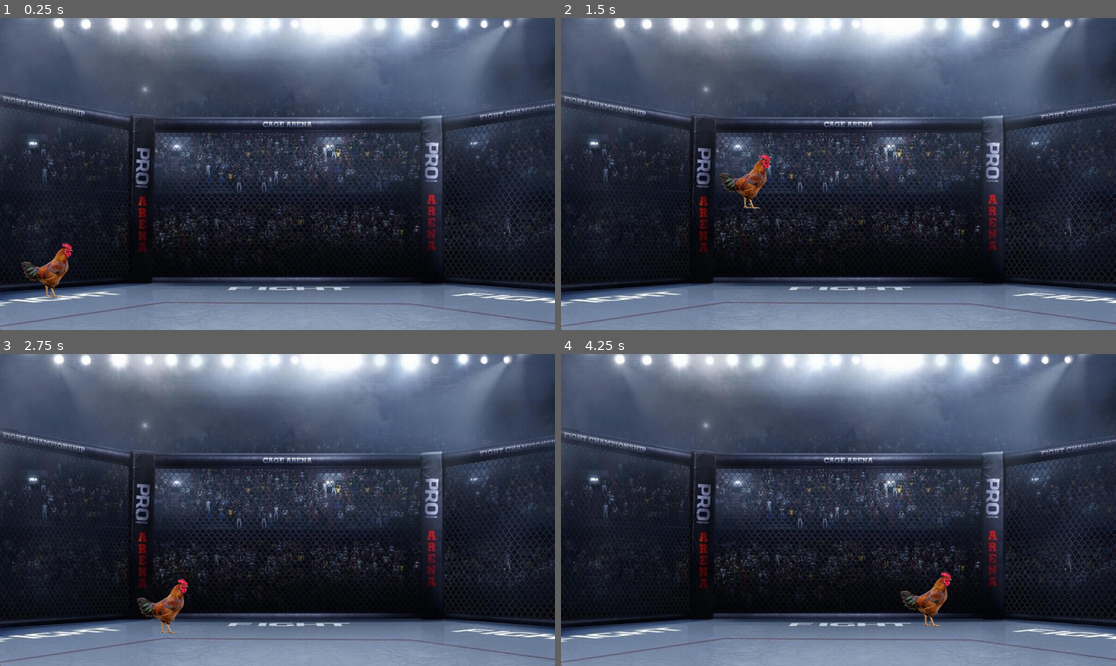
Above: before the commit, frames 1-4 (two rows, left to right).
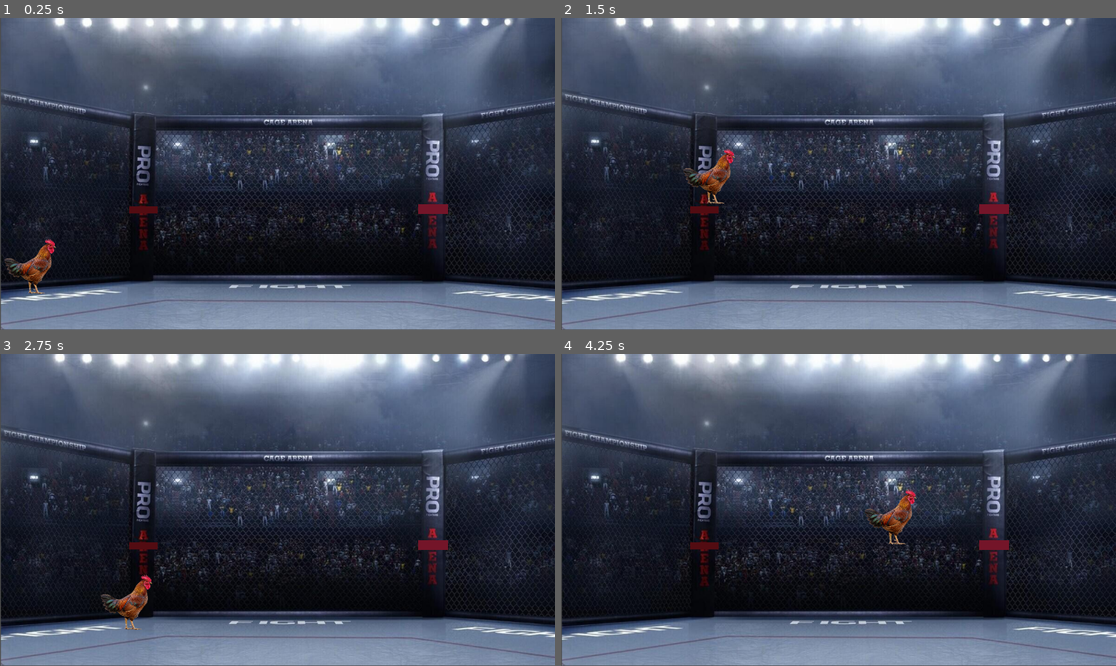
Above: after the commit, the same moments.

Repository: IsaacNunes01/rinha-de-galo-2d
Game: Godot game, scene res://ringue.tscn
Two runs of this game, one before a commit and one after it. Both use one fixed random seed, a clock stepped at 60 frames per second and the inputs below.
Inputs:
- Up to frame 1 (0.25 s): no input
- Up to frame 2 (1.5 s): tap Enter at 0.5 s; hold Right (ui_right) from 0.53 s (still down); tap Up (ui_up) at 0.77 s
- Up to frame 3 (2.75 s): tap Up (ui_up) at 1.52 s; release Right (ui_right) at 2.03 s; hold Left (ui_left) from 2.03 s (still down)
- Up to frame 4 (4.25 s): release Left (ui_left) at 2.78 s; hold Right (ui_right) from 2.78 s (still down); tap Up (ui_up) at 3.02, 3.77 s

The runs differ from the first frame. In frame 1, 12% of the frame differs, in the area x 0-100%, y 0-100%; in frame 2, 12%; in frame 3, 12%; in frame 4, 12%.

Commit message:
Física da cerca

Diff:
--- a/ringue.tscn
+++ b/ringue.tscn
@@ -1,36 +1,94 @@
-[gd_scene load_steps=6 format=3 uid="uid://d11k6gms7tue1"]
+[gd_scene load_steps=9 format=3 uid="uid://d11k6gms7tue1"]
 
 [ext_resource type="Texture2D" uid="uid://di7d2y8kah1q8" path="res://galomedroso-removebg-preview.png" id="1_1hyog"]
 [ext_resource type="Texture2D" uid="uid://cbw4oo0ithdj3" path="res://RingueDeGalo.jpg" id="1_814x0"]
 [ext_resource type="Script" path="res://galo_medroso.gd" id="2_4mphk"]
 
+[sub_resource type="CircleShape2D" id="CircleShape2D_x3fby"]
+radius = 57.0
+
+[sub_resource type="RectangleShape2D" id="RectangleShape2D_l13kt"]
+size = Vector2(62, 20)
+
+[sub_resource type="RectangleShape2D" id="RectangleShape2D_1tmq2"]
+size = Vector2(59, 15)
+
 [sub_resource type="RectangleShape2D" id="RectangleShape2D_5s4ip"]
 size = Vector2(1154, 71)
 
-[sub_resource type="CircleShape2D" id="CircleShape2D_x3fby"]
-radius = 57.0
+[sub_resource type="RectangleShape2D" id="RectangleShape2D_qlrd5"]
+size = Vector2(543, 21)
 
 [node name="Ringue" type="Node2D"]
+metadata/_edit_lock_ = true
 
 [node name="Sprite2D" type="Sprite2D" parent="."]
-position = Vector2(576, 325.25)
+position = Vector2(578, 321)
 scale = Vector2(0.96, 1.03413)
 texture = ExtResource("1_814x0")
-
-[node name="StaticBody2D" type="StaticBody2D" parent="."]
-
-[node name="CollisionShape2D" type="CollisionShape2D" parent="StaticBody2D"]
-position = Vector2(576, 616.5)
-shape = SubResource("RectangleShape2D_5s4ip")
+metadata/_edit_lock_ = true
 
 [node name="Galo Medroso" type="CharacterBody2D" parent="."]
+position = Vector2(66, 515)
 script = ExtResource("2_4mphk")
+metadata/_edit_lock_ = true
 
 [node name="Sprite2D" type="Sprite2D" parent="Galo Medroso"]
-position = Vector2(101, 503)
+position = Vector2(0, 1)
 scale = Vector2(0.276, 0.264)
 texture = ExtResource("1_1hyog")
+metadata/_edit_lock_ = true
 
 [node name="CollisionShape2D" type="CollisionShape2D" parent="Galo Medroso"]
-position = Vector2(101, 503)
 shape = SubResource("CircleShape2D_x3fby")
+metadata/_edit_lock_ = true
+
+[node name="Suporte oponente" type="StaticBody2D" parent="."]
+position = Vector2(898, 397)
+
+[node name="CollisionShape2D" type="CollisionShape2D" parent="Suporte oponente"]
+position = Vector2(1, 0)
+shape = SubResource("RectangleShape2D_l13kt")
+metadata/_edit_lock_ = true
+
+[node name="ColorRect" type="ColorRect" parent="Suporte oponente"]
+offset_left = -30.0
+offset_top = -10.0
+offset_right = 32.0
+offset_bottom = 10.0
+color = Color(0.454902, 0.0823529, 0.160784, 1)
+metadata/_edit_lock_ = true
+
+[node name="Suporte jogador" type="StaticBody2D" parent="."]
+position = Vector2(300, 398)
+metadata/_edit_lock_ = true
+
+[node name="CollisionShape2D" type="CollisionShape2D" parent="Suporte jogador"]
+position = Vector2(-2.5, 0.5)
+shape = SubResource("RectangleShape2D_1tmq2")
+metadata/_edit_lock_ = true
+
+[node name="ColorRect" type="ColorRect" parent="Suporte jogador"]
+offset_left = -32.0
+offset_top = -7.0
+offset_right = 27.0
+offset_bottom = 8.0
+color = Color(0.32549, 0.0470588, 0.0705882, 1)
+metadata/_edit_lock_ = true
+
+[node name="Chão" type="StaticBody2D" parent="."]
+position = Vector2(577, 608)
+metadata/_edit_lock_ = true
+
+[node name="CollisionShape2D" type="CollisionShape2D" parent="Chão"]
+shape = SubResource("RectangleShape2D_5s4ip")
+metadata/_edit_lock_ = true
+
+[node name="Cerca central" type="StaticBody2D" parent="."]
+position = Vector2(612, 213)
+metadata/_edit_lock_ = true
+
+[node name="CollisionShape2D" type="CollisionShape2D" parent="Cerca central"]
+position = Vector2(-11.5, 0)
+shape = SubResource("RectangleShape2D_qlrd5")
+metadata/_edit_lock_ = true
